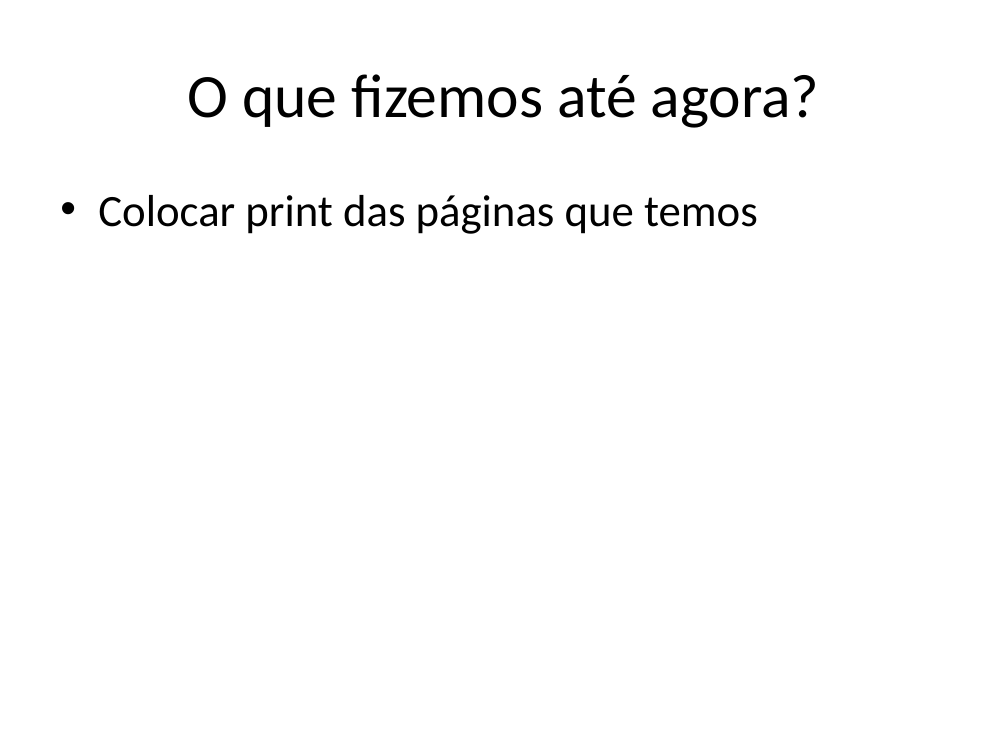
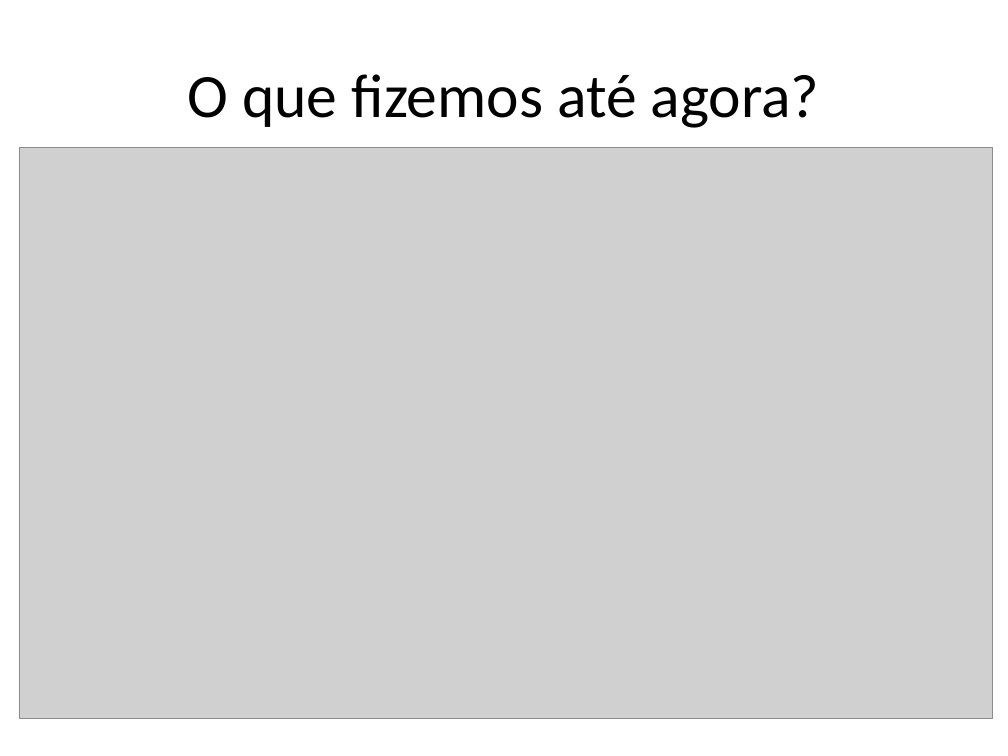
Before and after one commit to pavalucas/projeto-GIZ, a slide deck: slide 5 of Projeto_SACI_apresentação1.pptx. Drawn at 1008x756 pixels with LibreOffice and Linux fonts; fonts in the diff are those of the drawing; grey boxes stand for pictures. Boxes give left, top, right and bottom in pixels: in the first picture for what was removed or moved away, otherwise in the second. Text is boxed around its words. In the diff, an @@ line names an element or a change of style, - is before the commit and + after.

```diff
--- a/Projeto_SACI_apresentação1.pptx
+++ b/Projeto_SACI_apresentação1.pptx
@@ picture added at <box>20,148,993,719</box> @@
@@ text removed at <box>98,195,758,234</box> @@
-• Colocar print das páginas que temos
```
Also in this commit, not shown: 2 other slides changed, 5 slides added, 10 other files.
